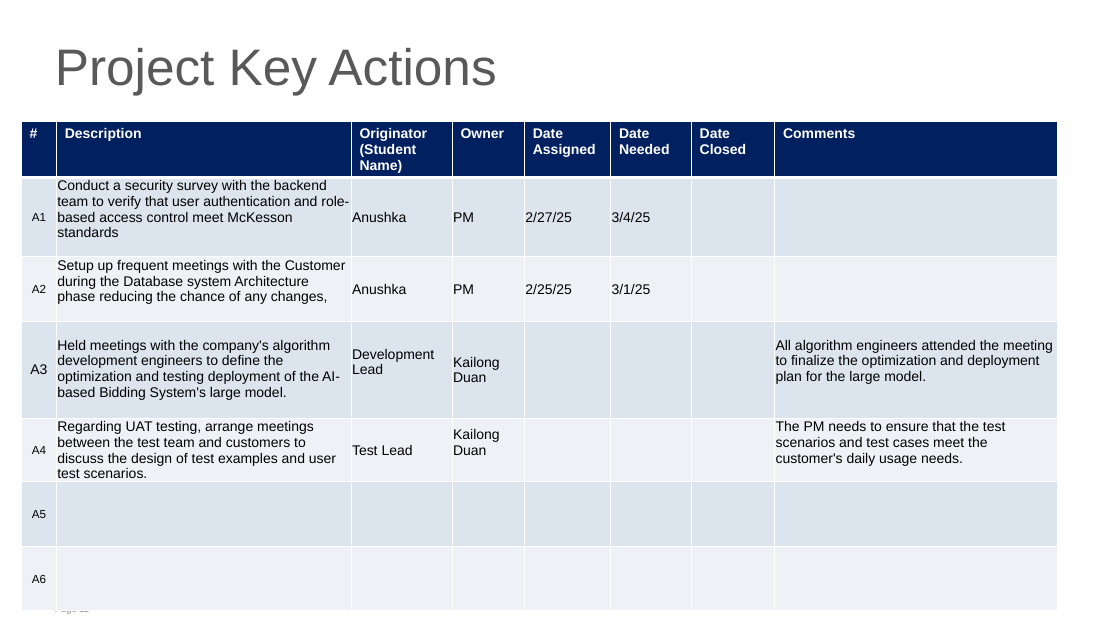
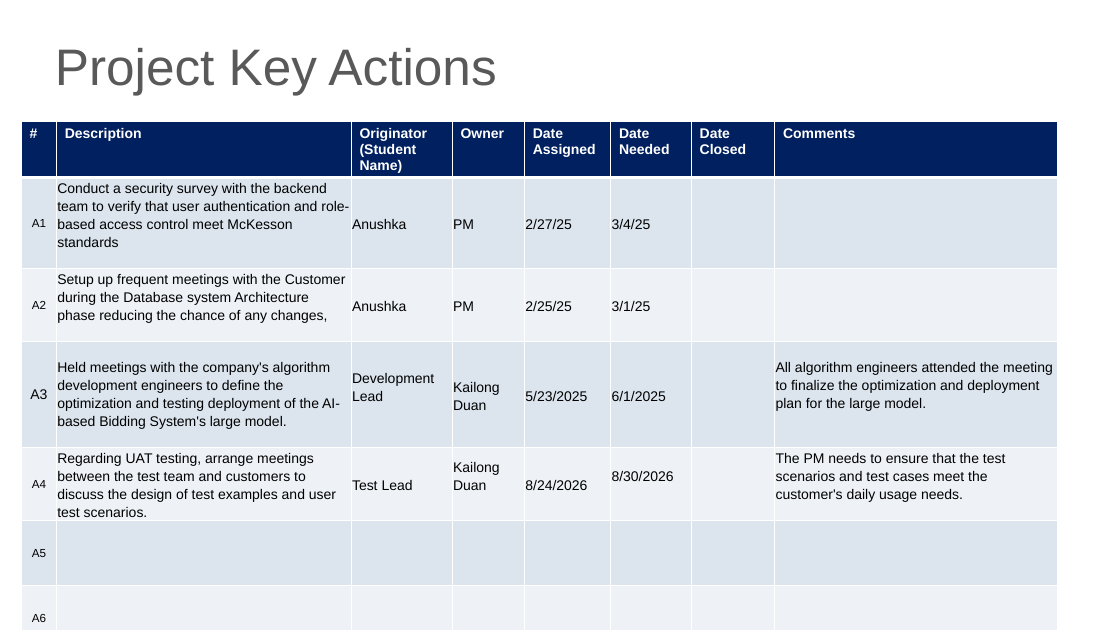
Before and after one commit to dkl520/cs7315_project, a slide deck: slide 11 of 3/group2 - proj3 (1).pptx. Drawn at 1120x630 pixels with LibreOffice and Linux fonts; fonts in the diff are those of the drawing. Boxes give left, top, right and bottom in pixels: in the first picture for what was removed or moved away, otherwise in the second. Text is boxed around its words. In the diff, an @@ line names an element or a change of style, - is before the commit and + after.

```diff
--- a/3/group2 - proj3 (1).pptx
+++ b/3/group2 - proj3 (1).pptx
@@ table at [21,122,1058,630] @@
-row 4, column 5: 
+row 4, column 5: 5/23/2025
-row 4, column 6: 
+row 4, column 6: 6/1/2025
-row 5, column 5: 
+row 5, column 5: 8/24/2026
-row 5, column 6: 
+row 5, column 6: 8/30/2026
@@ line spacing 1 to 1.15 @@
@@ page number removed at [55,611,89,614] @@
-Page 11
```
Also in this commit, not shown: 1 other file.
